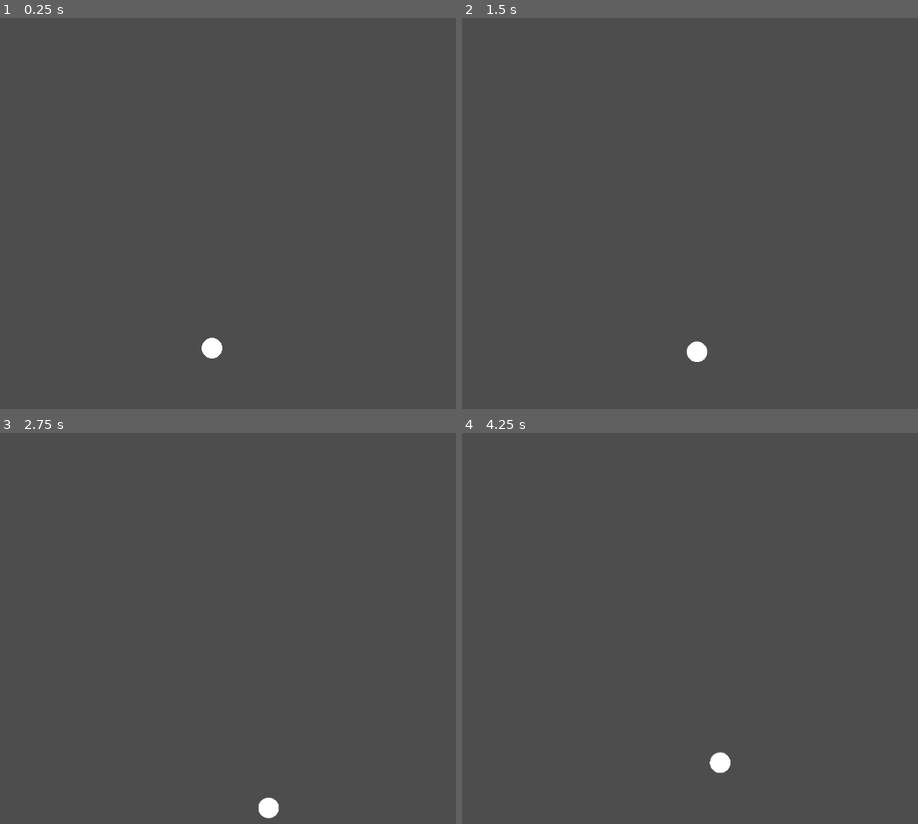
Above: before the commit, frames 1-4 (two rows, left to right).
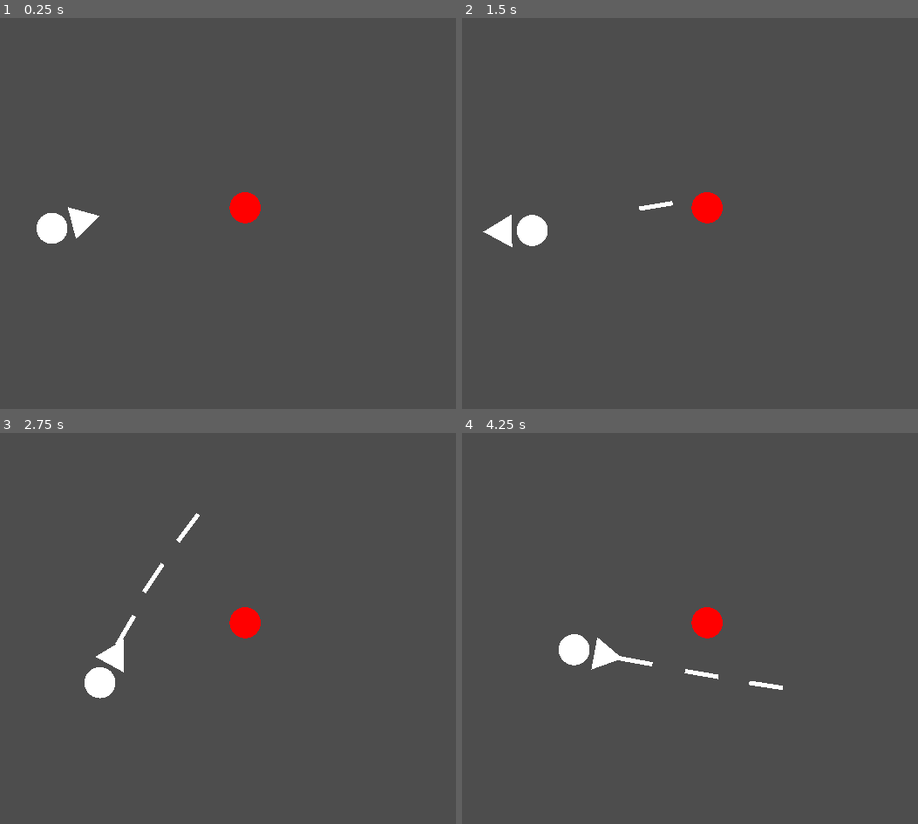
Above: after the commit, the same moments.

Repository: tchorne/gmtk2024
Game: Godot game, scene res://src/generics/main.tscn
The game is run twice, just before and just after one commit, with the same random seed, the same clock (stepped at 60 frames per second) and the same inputs.
Inputs (mouse positions are in pixels of both pictures, inside the frame that each line leads up to):
- Up to frame 1 (0.25 s): no input
- Up to frame 2 (1.5 s): tap Enter at 0.5 s; move the mouse to (721, 193) at 0.52 s; press the mouse at (721, 193) at 0.53 s; hold D (right) 0.53-1.28 s; move the mouse to (outside the picture) at 1.27 s; release the mouse at (outside the picture) at 1.28 s; hold S (down) from 1.28 s (still down); click (outside the picture) at 1.35 s
- Up to frame 3 (2.75 s): move the mouse to (177, 542) at 2.02 s; release S (down) at 2.03 s; press the mouse at (177, 542) at 2.03 s; hold D (right) from 2.03 s (still down)
- Up to frame 4 (4.25 s): move the mouse to (534, 706) at 2.77 s; release D (right) at 2.78 s; release the mouse at (534, 706) at 2.78 s; hold W (up) 2.78-3.53 s; click (534, 706) at 2.85 s; move the mouse to (776, 687) at 3.52 s; press the mouse at (776, 687) at 3.53 s; hold A (left) from 3.53 s (still down)

The runs differ from the first frame. In frame 1, 1.3% of the frame differs, in the area x 8-58%, y 44-88%; in frame 2, 1.4%; in frame 3, 1.6%; in frame 4, 1.6%, in the area x 21-71%, y 44-88%.

Commit message:
add weapon and enemy with hitbox

Diff:
--- a/project.godot
+++ b/project.godot
@@ -15,9 +15,13 @@
 config/features=PackedStringArray("4.3", "GL Compatibility")
 config/icon="res://icon.svg"
 
+[autoload]
+
+GameSpeed="*res://src/globals/game_speed.gd"
+
 [display]
 
-window/stretch/mode="viewport"
+window/stretch/mode="canvas_items"
 window/stretch/aspect="expand"
 
 [input]
@@ -65,6 +69,11 @@
 ]
 }
 
+[layer_names]
+
+2d_physics/layer_1="player"
+2d_physics/layer_2="enemy"
+
 [rendering]
 
 renderer/rendering_method="gl_compatibility"
--- /dev/null
+++ b/src/actor/hitbox.gd
@@ -0,0 +1,6 @@
+extends Area2D
+
+signal hit(other: Area2D)
+
+func on_hit(other):
+	hit.emit(other)
--- /dev/null
+++ b/src/enemy/enemy.gd
@@ -0,0 +1,10 @@
+extends Sprite2D
+
+var max_health := 10.0
+var health := max_health
+
+func _process(delta: float) -> void:
+	pass
+
+func _on_hitbox_hit(other: Area2D) -> void:
+	health -= other.damage
--- a/src/generics/game.tscn
+++ b/src/generics/game.tscn
@@ -1,14 +1,50 @@
-[gd_scene load_steps=3 format=3 uid="uid://0ohahh5dri1q"]
+[gd_scene load_steps=9 format=3 uid="uid://0ohahh5dri1q"]
 
 [ext_resource type="Script" path="res://src/player/player.gd" id="1_2aa2h"]
 [ext_resource type="Texture2D" uid="uid://blw3d2vuo03y4" path="res://assets/open/circle.png" id="1_obvwi"]
+[ext_resource type="Texture2D" uid="uid://1k2n251gl18p" path="res://assets/open/triangle.png" id="3_dy0ql"]
+[ext_resource type="Script" path="res://src/weapon/weapon.gd" id="4_lov8y"]
+[ext_resource type="Script" path="res://src/weapon/bullet_spawner.gd" id="5_v7nsk"]
+[ext_resource type="Script" path="res://src/enemy/enemy.gd" id="6_r87kc"]
+[ext_resource type="Script" path="res://src/actor/hitbox.gd" id="7_fws7j"]
+
+[sub_resource type="CircleShape2D" id="CircleShape2D_f4n6s"]
+radius = 1041.2
 
 [node name="Game" type="Node2D"]
 
 [node name="Camera2D" type="Camera2D" parent="."]
+zoom = Vector2(0.25, 0.25)
 
 [node name="Player" type="Sprite2D" parent="."]
-position = Vector2(173, 222)
-scale = Vector2(0.016537, 0.016537)
+position = Vector2(-365, 95)
+scale = Vector2(0.1, 0.1)
 texture = ExtResource("1_obvwi")
 script = ExtResource("1_2aa2h")
+
+[node name="Weapon" type="Sprite2D" parent="."]
+position = Vector2(-133, 94)
+scale = Vector2(0.106518, 0.106518)
+texture = ExtResource("3_dy0ql")
+script = ExtResource("4_lov8y")
+player_path = NodePath("../Player")
+
+[node name="BulletSpawner" type="Node2D" parent="Weapon"]
+script = ExtResource("5_v7nsk")
+
+[node name="Enemy" type="Sprite2D" parent="."]
+modulate = Color(1, 0, 0, 1)
+position = Vector2(911, -41)
+scale = Vector2(0.1, 0.1)
+texture = ExtResource("1_obvwi")
+script = ExtResource("6_r87kc")
+
+[node name="Hitbox" type="Area2D" parent="Enemy"]
+collision_layer = 2
+collision_mask = 2
+script = ExtResource("7_fws7j")
+
+[node name="CollisionShape2D" type="CollisionShape2D" parent="Enemy/Hitbox"]
+shape = SubResource("CircleShape2D_f4n6s")
+
+[connection signal="hit" from="Enemy/Hitbox" to="Enemy" method="_on_hitbox_hit"]
--- /dev/null
+++ b/src/globals/game_speed.gd
@@ -0,0 +1,3 @@
+extends Node
+
+var speed := 1.0
--- a/src/player/player.gd
+++ b/src/player/player.gd
@@ -1,6 +1,6 @@
 extends Sprite2D
 
-var max_speed := 100.0
+var max_speed := 500.0
 var velocity := Vector2.ZERO
 
 # Called when the node enters the scene tree for the first time.
@@ -12,9 +12,9 @@
 func _process(delta: float) -> void:
 
 	var input_direction = Input.get_vector("left", "right", "up", "down")
-	velocity += input_direction*delta*400
-	velocity -= velocity.normalized()*delta*300
+	velocity += input_direction*delta*800* GameSpeed.speed
+	velocity -= velocity.normalized()*delta*500 * GameSpeed.speed
 	if velocity.length() > max_speed: velocity = velocity.normalized() * max_speed
 
-	position += velocity*delta
+	position += velocity*delta*GameSpeed.speed
 	pass
--- /dev/null
+++ b/src/weapon/basic/bullet.gd
@@ -0,0 +1,19 @@
+extends Area2D
+
+var speed := 2000.0
+var damage := 1.01
+
+# Called when the node enters the scene tree for the first time.
+func _ready() -> void:
+	pass # Replace with function body.
+
+
+# Called every frame. 'delta' is the elapsed time since the previous frame.
+func _process(delta: float) -> void:
+	translate(Vector2.RIGHT.rotated(rotation)*delta*speed*GameSpeed.speed)
+	pass
+
+func _on_area_entered(area: Area2D) -> void:
+	if area.has_method("on_hit"):
+		area.on_hit(self)
+		queue_free()
--- /dev/null
+++ b/src/weapon/basic/bullet.tscn
@@ -0,0 +1,22 @@
+[gd_scene load_steps=4 format=3 uid="uid://bu18goyegrhxt"]
+
+[ext_resource type="Texture2D" uid="uid://faudsihedmgi" path="res://assets/open/square.png" id="1_khifb"]
+[ext_resource type="Script" path="res://src/weapon/basic/bullet.gd" id="1_ubi0p"]
+
+[sub_resource type="RectangleShape2D" id="RectangleShape2D_hg0ay"]
+size = Vector2(224, 35)
+
+[node name="Bullet" type="Area2D"]
+collision_layer = 0
+collision_mask = 2
+script = ExtResource("1_ubi0p")
+
+[node name="Sprite2D" type="Sprite2D" parent="."]
+scale = Vector2(0.108949, 0.014105)
+texture = ExtResource("1_khifb")
+
+[node name="CollisionShape2D" type="CollisionShape2D" parent="."]
+position = Vector2(0, 0.5)
+shape = SubResource("RectangleShape2D_hg0ay")
+
+[connection signal="area_entered" from="." to="." method="_on_area_entered"]
--- /dev/null
+++ b/src/weapon/bullet_spawner.gd
@@ -0,0 +1,10 @@
+extends Node2D
+
+var bullet_scene = preload("res://src/weapon/basic/bullet.tscn")
+@onready var game: Node2D = $"../.."
+
+func fire(angle : float):
+	var b = bullet_scene.instantiate()
+	game.add_child(b)
+	b.global_position = global_position
+	b.rotation = angle
--- /dev/null
+++ b/src/weapon/weapon.gd
@@ -0,0 +1,48 @@
+extends Sprite2D
+
+@export_node_path("Sprite2D") var player_path
+
+@onready var player : Sprite2D = get_node(player_path)
+
+var weapon_distance := 225.0
+
+var mouse_pos : Vector2
+var camera_zoom = 0.25
+var cursor_position: Vector2
+
+var fire_rate := 1.0/5.0
+var fire_charge := 0.0
+
+func _input(event: InputEvent) -> void:
+	if event is InputEventMouseMotion:
+		cursor_position = player.get_global_mouse_position()
+
+
+func _process(delta):
+	update_facing()
+	process_fire(delta)
+
+func process_fire(delta):
+	if not Input.is_action_pressed('primary'):
+		fire_charge = 0.0
+		return
+
+	fire_charge += delta
+	while fire_charge > fire_rate:
+		fire_charge -= fire_rate
+		fire()
+
+func fire():
+	for c in get_children():
+		var facing = get_facing()
+		if c.has_method('fire'):
+			c.fire(facing)
+
+
+func update_facing():
+	var player_to_cursor = cursor_position-player.global_position
+	position = player.global_position + player_to_cursor.normalized() * weapon_distance
+	rotation = player_to_cursor.angle()
+
+func get_facing() -> float:
+	return (cursor_position-player.global_position).angle()
